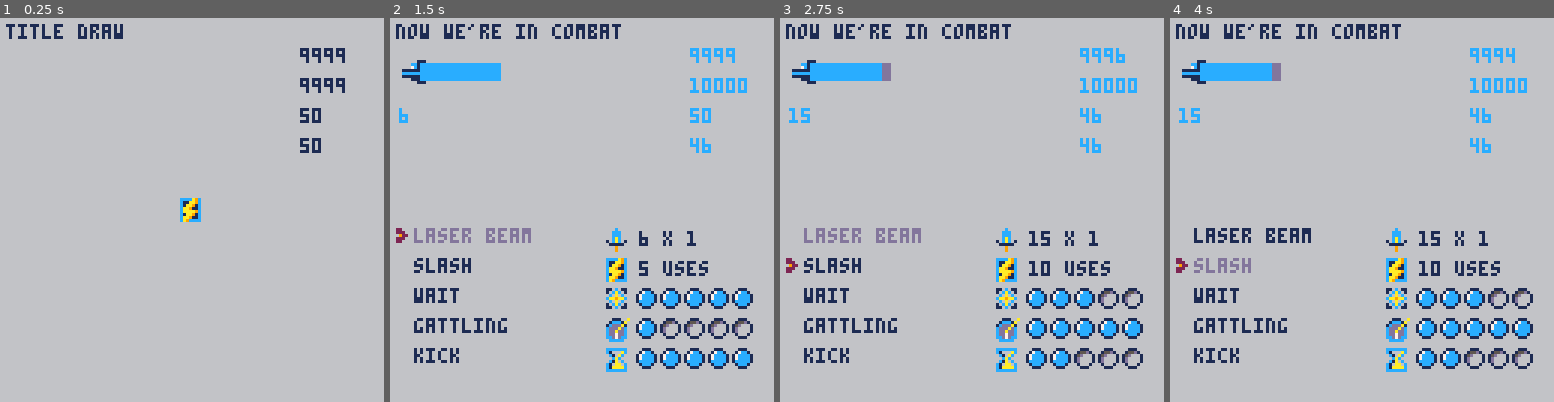
Above: before the commit, frames 1-4 (left to right).
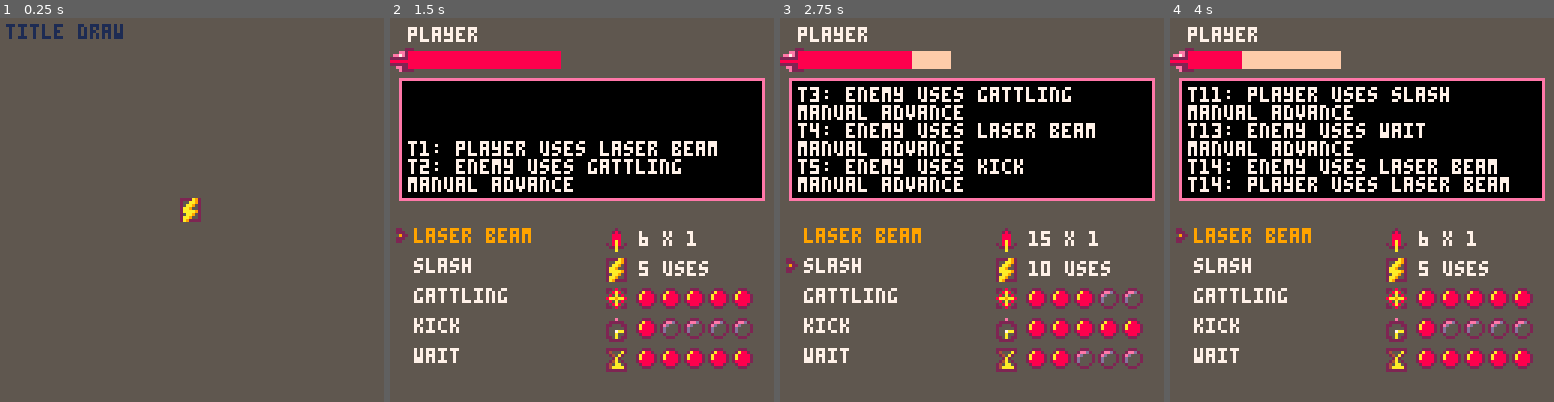
Above: after the commit, the same moments.

Repository: acmcpheron02/scra-p
Game: PICO-8 cartridge scra-p.p8
Same seed, same stepped clock (60 frames per second), same inputs: the game is played once before the commit and once after it.
Inputs:
- Up to frame 1 (0.25 s): no input
- Up to frame 2 (1.5 s): tap O (Z key) at 0.33, 0.7, 1.43 s; tap X (X key) at 1.07 s
- Up to frame 3 (2.75 s): tap X (X key) at 2.07, 2.4, 2.73 s; tap O (Z key) at 2.22 s; hold Down from 2.42 s (still down)
- Up to frame 4 (4 s): release Down at 2.82 s; tap X (X key) at 3.07, 3.4, 3.73 s; tap O (Z key) at 3.1, 3.98 s; hold Up from 3.58 s (still down)

The runs differ from the first frame. In frame 1, 99% of the frame differs, in the area x 0-100%, y 0-100%; in frame 2, 100%; in frame 3, 100%; in frame 4, 100%.

Commit message:
various things

Diff:
--- a/scra-p.p8
+++ b/scra-p.p8
@@ -11,7 +11,7 @@
     opp_queue = {}
 }
 
-parti = {"head", "larm", "frame", "rarm", "legs"}
+parti = {"head", "larm", "rarm", "legs", "frame"}
 
 function _init()
     printh("\n\n\n\n\n Fresh Run")
@@ -24,12 +24,12 @@
 end
 
 function _draw()
-    cls(6)
+    cls(5)
     game_state.state_draw();
-    print(#combat_manager.opp_queue,100,10)
-    print(#combat_manager.player_queue,100,20)
-    print(player.current_hp, 100, 30)
-    print(opponent.current_hp, 100, 40)
+    -- print(#combat_manager.opp_queue,100,10)
+    -- print(#combat_manager.player_queue,100,20)
+    -- print(player.current_hp, 100, 30)
+    -- print(opponent.current_hp, 100, 40)
 end
 
 function damage(target, dmg)
@@ -234,11 +234,11 @@
 }
 
 function player:hp_bar()
-    local x1, y1, x2, y2 = 10, 20, 36, 15
+    local x1, y1, x2, y2 = 6, 11, 56, 16
     local pct = self.current_hp / self.total_hp
-    spr(1, x1-6, y1-6)
-    rectfill(x1,y1,x2,y2,13)
-    rectfill(x1,y1,x1+pct*(x2-x1),y2,12)
+    spr(1, x1-6, y1-1)
+    rectfill(x1,y1,x2,y2,15)
+    rectfill(x1,y1,x1+pct*(x2-x1),y2,8)
 end
 
 function opponent_random_action()
@@ -267,8 +267,8 @@
     --iterate through each
     for i=1,5 do
         local part = parti[i]
-        local color = 1
-        if not self.pl[part].ready then color = 13 end
+        local color = 7
+        if not self.pl[part].ready then color = 9 end
         print(self.pl[part].name, self.x_pos, self.y_pos+i*10, color)
     end
 
@@ -327,6 +327,28 @@
     local index = parti[self.sel_index]
     local part = self.pl[index]
     return part
+end
+
+--event log
+elog={"", "", "", "", "", ""}
+
+function add_elog(message)
+    for i=6,1,-1 do
+        printh(i)
+        elog[i] = elog[i-1]
+    end
+    printh(message)
+    elog[1] = message
+end
+
+function display_elog(x0,y0,x1,y1)
+    rectfill(x0,y0,x1,y1,14)
+    rectfill(x0+1,y0+1,x1-1,y1-1,0)
+    for i=1,6 do
+        --printh(i.." elog position")
+        print(elog[i], x0+3, y1-1-6*i, 7)
+    end
+
 end
 
 --title definitions--
@@ -349,30 +371,38 @@
         if btnp(2) then combat_manager:movecursor('up') end
         if btnp(3) then combat_manager:movecursor('down') end
         if btnp(4) then
+            printh("made it to point a")
             if not combat_manager:selected_part().ready then return end
             combat_manager:add_command(combat_manager:selected_part())
+            printh("made it to point b")
             combat_manager:add_cooldown(combat_manager:selected_part())
+            printh("made it to point c")
+            while player.ready_in > 0 do
+                combat_manager:advance()
+            end
         end
     end
     if btnp(5) then
         combat_manager:advance()
+        add_elog("manual advance")
     end
     if opponent.ready then
         combat_manager:add_command(opponent_random_action())
         opponent.ready = false
+        printh("made it to point d")
     end
 end
 
 function combat.state_draw()
-    print("now we're in combat",2,2,1)
     combat_manager:display()
     player:hp_bar()
-    print(combat_manager:selected_part().dmg,3,30)
-
+    print("player", 6, 3, 7)
+    display_elog(3,20,124,60)
 end
 
 --Combat instructions--
 function reset_combat_manager()
+    match_counter = 0
     robo_update_stats(player)
     robo_update_stats(opponent)
     combat_manager.player_queue = {}
@@ -405,15 +435,19 @@
 end
 
 function combat_manager:advance()
+    match_counter += 1
+
     local play_act = self.player_queue[1]
     if play_act != 'empty' then
         play_act:action(player)
+        add_elog("t" .. match_counter .. ": enemy uses " .. play_act.name)
     end
     deli(self.player_queue, 1)
 
     local opp_act = self.opp_queue[1]
     if opp_act != 'empty' then
         opp_act:action(opponent)
+        add_elog("t" .. match_counter .. ": player uses " .. opp_act.name)
     end
     deli(self.opp_queue, 1)
 
@@ -488,18 +521,18 @@
 
 
 __gfx__
-0022000000000111110c0110000c0000cccca9c00011100accccccc0000000000000000000000000000000000000000000000000000000000000000000000000
-00222000000cc10010cac01000ccc000c11aa9c001ccc1a0c1000ac0000000000000000000000000000000000000000000000000000000000000000000000000
-000922000007c1000c0a0c0000ccc000c1aa91c01cddda100c10ac00000000000000000000000000000000000000000000000000000000000000000000000000
-0022200011111100caa9aac000cac000caa911c0cdddadc000cac000000000000000000000000000000000000000000000000000000000000000000000000000
-00220000cccccc000c0a0c0010cac010caaaa9c0cddaddc00c1a0c00000000000000000000000000000000000000000000000000000000000000000000000000
-000000001111110010cac01001111100c1aa91c0cdd7ddc0c10aa0c0000000000000000000000000000000000000000000000000000000000000000000000000
-0000000000011100110c011000090000caa911c0ccd7dcc0c1aaaac0000000000000000000000000000000000000000000000000000000000000000000000000
-00000000000001110000000000090000ca9cccc00ccccc00ccccccc0000000000000000000000000000000000000000000000000000000000000000000000000
-00111000000000000000000000000000000000000000000000000000000000000000000000000000000000000000000000000000000000000000000000000000
-0155d100007cc0000000000000000000000000000000000000000000000000000000000000000000000000000000000000000000000000000000000000000000
-15d0001007cccc000000000000000000000000000000000000000000000000000000000000000000000000000000000000000000000000000000000000000000
-1d00001007cccc000000000000000000000000000000000000000000000000000000000000000000000000000000000000000000000000000000000000000000
-1d0000100ccccc000000000000000000000000000000000000000000000000000000000000000000000000000000000000000000000000000000000000000000
-0100010000ccc0000000000000000000000000000000000000000000000000000000000000000000000000000000000000000000000000000000000000000000
-00111000000000000000000000000000000000000000000000000000000000000000000000000000000000000000000000000000000000000000000000000000
+002200000000022222080220000200002222a920000e000022222220000000000000000000000000000000000000000000000000000000000000000000000000
+00222000000ee200208a802000282000200aa9200222220024000a20000000000000000000000000000000000000000000000000000000000000000000000000
+000922000ee7e200080a08000088800020aa9020220002200240a200000000000000000000000000000000000000000000000000000000000000000000000000
+00222000222222008aa9aa80008880002aa9002020000020002a2000000000000000000000000000000000000000000000000000000000000000000000000000
+0022000088888800080a0800008a80002aaaa9202007aa20024a0200000000000000000000000000000000000000000000000000000000000000000000000000
+0000000022222200208a8020208a802020aa9020200a0020240aa020000000000000000000000000000000000000000000000000000000000000000000000000
+0000000000ee220022080220022a22002aa90020220a022024aaaa20000000000000000000000000000000000000000000000000000000000000000000000000
+00000000000e222200000000000a00002a9222200222220022222220000000000000000000000000000000000000000000000000000000000000000000000000
+00222000000000000000000000000000000000000000000000000000000000000000000000000000000000000000000000000000000000000000000000000000
+02eed20000a880000000000000000000000000000000000000000000000000000000000000000000000000000000000000000000000000000000000000000000
+2ed000200a8888000000000000000000000000000000000000000000000000000000000000000000000000000000000000000000000000000000000000000000
+2d0000200a8888000000000000000000000000000000000000000000000000000000000000000000000000000000000000000000000000000000000000000000
+2d000020088888000000000000000000000000000000000000000000000000000000000000000000000000000000000000000000000000000000000000000000
+02000200008880000000000000000000000000000000000000000000000000000000000000000000000000000000000000000000000000000000000000000000
+00222000000000000000000000000000000000000000000000000000000000000000000000000000000000000000000000000000000000000000000000000000
